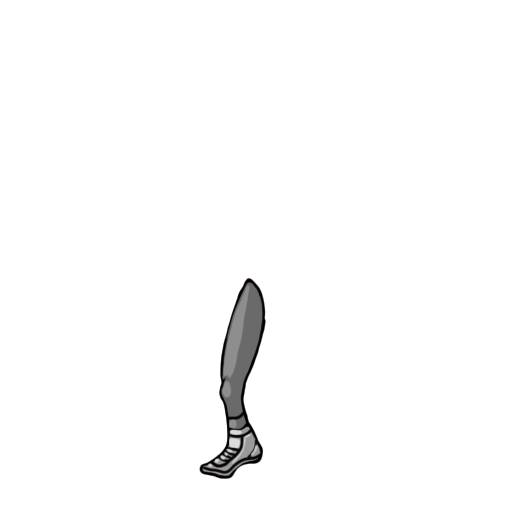
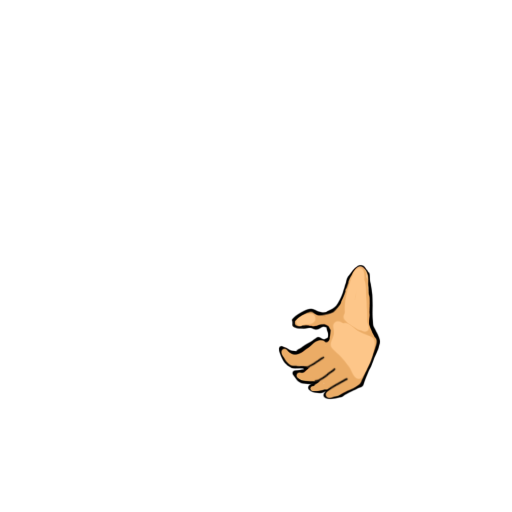
Before/after of a w=512, h=512 layered artwork. What changed in the layer stack:
showed group "L_ForeArm" (1st of 2) (2 layers) over (x1=278, y1=264, x2=381, y2=400)
hid group "R_Leg" (1st of 2) (2 layers) over (x1=199, y1=278, x2=266, y2=479)
